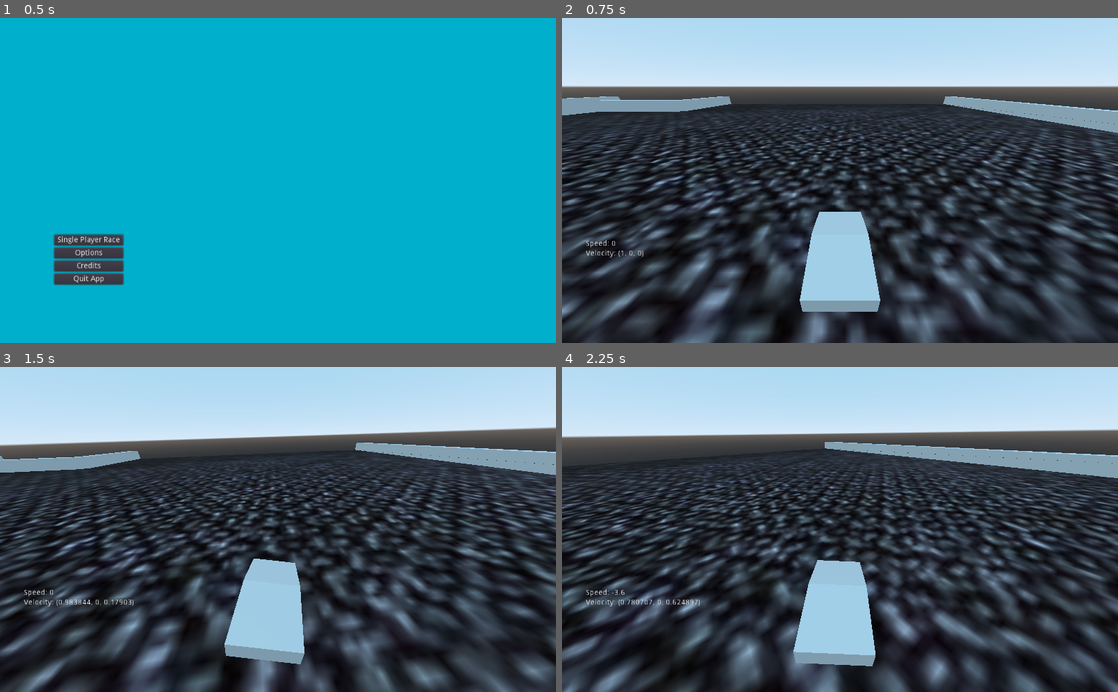
Above: before the commit, frames 1-4 (two rows, left to right).
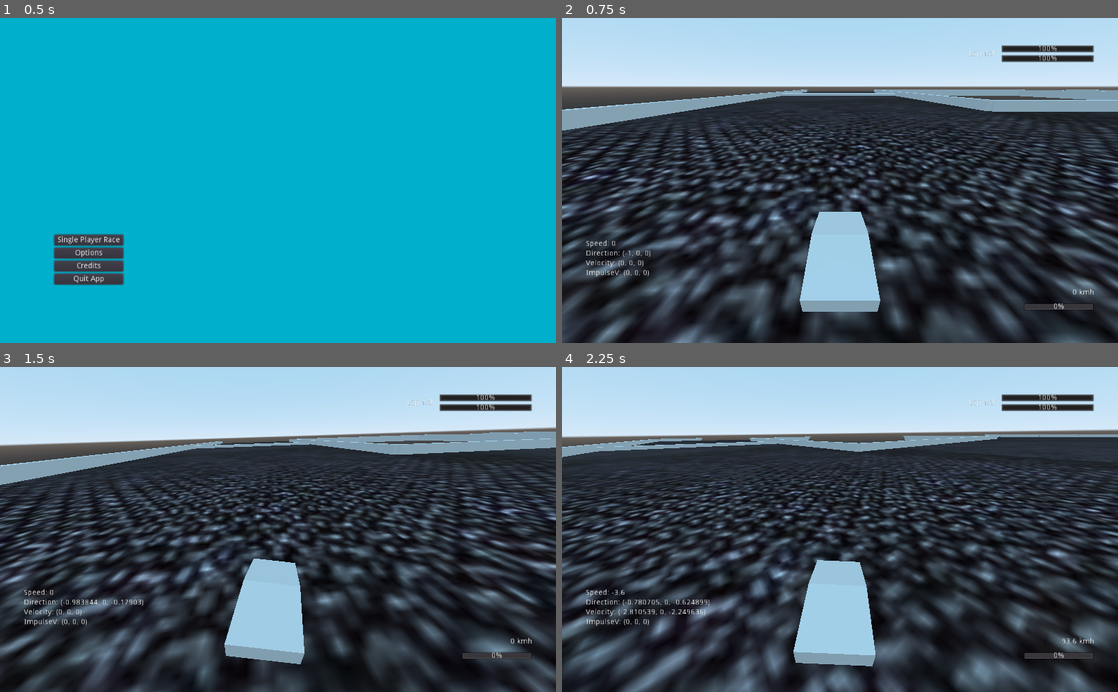
Above: after the commit, the same moments.

Repository: Mac-Barrett/G-Infinite
Game: Godot game, scene res://Scenes/Menus/MainMenu.tscn
Two runs of this game, one before a commit and one after it. Both use one fixed random seed, a clock stepped at 60 frames per second and the inputs below.
Inputs:
- Up to frame 1 (0.5 s): no input
- Up to frame 2 (0.75 s): click "Single Player Race" at 0.5 s
- Up to frame 3 (1.5 s): tap Enter at 1.25 s; hold D from 1.28 s (still down)
- Up to frame 4 (2.25 s): release D at 2.03 s; hold S from 2.03 s (still down)

Frame 1 is identical in both runs. In frame 2, 36% of the frame differs, in the area x 0-100%, y 8-100%; in frame 3, 36%; in frame 4, 39%.

Commit message:
Increased functionality of player HUD & trackloader

Diff:
--- a/Objects/PlayerCar.tscn
+++ /dev/null
@@ -1,49 +0,0 @@
-[gd_scene load_steps=4 format=2]
-
-[ext_resource path="res://Scripts/PlayerCar.gd" type="Script" id=1]
-
-[sub_resource type="CylinderShape" id=1]
-
-[sub_resource type="ShaderMaterial" id=2]
-
-[node name="PlayerCar" type="KinematicBody"]
-script = ExtResource( 1 )
-
-[node name="CollisionShape" type="CollisionShape" parent="."]
-transform = Transform( -2.62268e-08, -1.1, 0, 0.6, -4.80825e-08, 0, 0, 0, 0.6, 1, 0.5, -0.5 )
-shape = SubResource( 1 )
-
-[node name="Model" type="CSGPolygon" parent="."]
-use_in_baked_light = true
-calculate_tangents = false
-polygon = PoolVector2Array( 0, 0, 0, 0.4, 1, 0.75, 2, 0.7, 2, 0.4, 1, 0 )
-material = SubResource( 2 )
-
-[node name="Camera" type="Camera" parent="."]
-transform = Transform( -4.37114e-08, -0.422618, 0.906308, 0, 0.906308, 0.422618, -1, 1.84732e-08, -3.9616e-08, 4, 3, -0.5 )
-current = true
-fov = 90.0
-
-[node name="HUD" type="Control" parent="."]
-margin_right = 1030.0
-margin_bottom = 604.0
-
-[node name="Debug" type="VBoxContainer" parent="HUD"]
-margin_left = 44.0
-margin_top = 410.0
-margin_right = 260.0
-margin_bottom = 547.0
-
-[node name="Health" type="Label" parent="HUD/Debug"]
-margin_right = 216.0
-margin_bottom = 14.0
-
-[node name="Speed" type="Label" parent="HUD/Debug"]
-margin_top = 18.0
-margin_right = 216.0
-margin_bottom = 32.0
-
-[node name="Velocity" type="Label" parent="HUD/Debug"]
-margin_top = 36.0
-margin_right = 216.0
-margin_bottom = 50.0
--- a/Scripts/LevelLoader.gd
+++ b/Scripts/LevelLoader.gd
@@ -1,11 +1,12 @@
 extends Spatial
 
 const gridSize = 60;
-
+var startBlock
 
 func load_racers():
     # Load player car data assigned by UI Menu
-    var player = load("res://Objects/PlayerCar.tscn").instance()
+    var player = load("res://Vehicles/PlayerCar.tscn").instance()
+    player.rotation.y = deg2rad(180)
     add_child(player)
     pass
 
@@ -13,7 +14,7 @@
 
 func load_track_data():
     # Load from file assigned by UI Menu
-    var data = [[1,1,1],[0,0,0],[1,1,1]]
+    var data = [[11,2,12],[0,-1,1],[10,2,13]]
     return data
 
 
@@ -21,25 +22,38 @@
 func load_track_pieces(data):
     for x in range(0, 3):
         for z in range(0, 3):
-            var trackPiece = null
-            # INSTEAD OF SWITCH:
-            #   all finished roadpieces will simply have a filename
-            #   of a number from 0 - 128 and will be loaded by adding the number
-            #   from the data array that was parsed to the path
-            match(data[x][z]):
-                0:
-                    trackPiece = load("res://Objects/Road1.tscn").instance()
-                1:
-                    trackPiece = load("res://Objects/Turn1.tscn").instance()
-            trackPiece.transform.origin.x = float(gridSize * x)
-            trackPiece.transform.origin.z = float(gridSize * z)
-            add_child(trackPiece)
+            # Load Piece from memory
+            var trackPiece = load_piece(data[x][z])
+            # If piece is not null, set transform
+            if (trackPiece != null):
+                trackPiece.transform.origin.x = float(gridSize * x)
+                trackPiece.transform.origin.z = float(gridSize * z)
+                add_child(trackPiece)
     pass
+
+
+# Loads piece from memory, returns null if tpID is -1
+func load_piece(tpID):
+    var trackPiece = null
+    match(tpID):
+        0:
+            trackPiece = load("res://TrackPieces/0.tscn").instance()
+            startBlock = trackPiece
+        1, 2:
+            trackPiece = load("res://TrackPieces/1.tscn").instance()
+            if (tpID == 2):
+                trackPiece.rotation.y = deg2rad(90)
+        10, 11, 12, 13:
+            trackPiece = load("res://TrackPieces/10.tscn").instance()
+            trackPiece.rotation.y = deg2rad(90 * (tpID - 10))
+        -1:
+            return trackPiece
+    return trackPiece
 
 
 
 func _ready():
-    load_racers()
     var trackData = load_track_data()
     load_track_pieces(trackData)
+    load_racers()
     pass
--- a/Scripts/PlayerCar.gd
+++ b/Scripts/PlayerCar.gd
@@ -1,10 +1,14 @@
 extends KinematicBody
 
-onready var HUD = get_node("HUD/Debug")
-onready var hitbox = get_node("CollisionShape")
-onready var body = get_node("Model")
-onready var camera = get_node("Camera")
+# HUD elements
+onready var DEBUG = get_node("HUD/Debug")
+onready var lapCounterLabel = get_node("HUD/TopRightBox/LapCounter")
+onready var powerSlider = get_node("HUD/TopRightBox/VBoxTopRight/Power")
+onready var healthSlider = get_node("HUD/TopRightBox/VBoxTopRight/Health")
+onready var speedLabel = get_node("HUD/SpeedBox/Speed")
+onready var speedSlider = get_node("HUD/SpeedBox/SpeedSlider")
 
+# Physics variables
 var velocity = Vector3.ZERO
 var impulse = Vector3.ZERO
 var speed = 0
@@ -17,6 +21,9 @@
 
 var MAX_SPEED = 40
 var fps = 60
+
+var currLap = 1
+var totalLaps = 3
 
 
 # On Ready
@@ -44,7 +51,7 @@
 
     if not (Input.is_key_pressed(KEY_D) or Input.is_key_pressed(KEY_A)):
         rotation_degrees.x = lerp(rotation_degrees.x, 0, 0.1)
-        camera.rotation_degrees.z = lerp(camera.rotation_degrees.z, 0, 0.1)
+        $Camera.rotation_degrees.z = lerp($Camera.rotation_degrees.z, 0, 0.1)
     else:
         if Input.is_key_pressed(KEY_D):
             turn(true)
@@ -60,29 +67,42 @@
     if (turnRight == true):
         rotate_y(-turnSpeed)
         rotation_degrees.x = lerp(rotation_degrees.x, -10, 0.1)
-        camera.rotation_degrees.z = lerp(camera.rotation_degrees.z, 9, 0.1)
+        $Camera.rotation_degrees.z = lerp($Camera.rotation_degrees.z, 9, 0.1)
     else:
         rotate_y(turnSpeed)
         rotation_degrees.x = lerp(rotation_degrees.x, 10, 0.1)
-        camera.rotation_degrees.z = lerp(camera.rotation_degrees.z, -9, 0.1)
+        $Camera.rotation_degrees.z = lerp($Camera.rotation_degrees.z, -9, 0.1)
+    pass
+
+
+# updates debug HUD elements
+func update_Debug():
+    DEBUG.get_child(0).text = "Speed: " + String(speed)
+    DEBUG.get_child(1).text = "Direction: " + String(transform.basis.x)
+    DEBUG.get_child(2).text = "Velocity: " + String(velocity)
+    DEBUG.get_child(3).text = "ImpulseV: " + String(impulse)
     pass
 
 
 # updates HUD elements
 func update_HUD():
-    HUD.get_child(0).text = "Speed: " + String(speed)
-    HUD.get_child(1).text = "Velocity: " + String(transform.basis.x)
+    update_Debug()
+    lapCounterLabel.text = "Lap " + String(currLap) + "/" + String(totalLaps)
+    powerSlider.value = 100
+    healthSlider.value = 100
+    speedLabel.text = String(speed * 26) + " kmh"
+    speedSlider.value = (speed / MAX_SPEED) * 100
     pass
 
 
 # sets camera position based on speed
 func set_camera():
-    camera.translation.x = 3 + (speed / 50)
-    camera.rotation_degrees.x = -30 + (speed / 6)
+    $Camera.translation.x = 3 + (speed / 50)
+    $Camera.rotation_degrees.x = -30 + (speed / 6)
     pass
 
 
-# handles collisions
+# handles collisions from move_and_collide()
 func handle_(collision):
     if (collision != null):
         var hitMagnitude = (abs(speed) / 5) * 10
--- /dev/null
+++ b/TrackPieces/0.tscn
@@ -0,0 +1,50 @@
+[gd_scene load_steps=5 format=2]
+
+[ext_resource path="res://Textures/road.jpeg" type="Texture" id=1]
+
+[sub_resource type="SpatialMaterial" id=1]
+albedo_texture = ExtResource( 1 )
+metallic_specular = 1.0
+
+[sub_resource type="BoxShape" id=2]
+
+[sub_resource type="BoxShape" id=3]
+
+[node name="StartBlock" type="RigidBody"]
+mode = 1
+mass = 0.00102041
+
+[node name="Road" type="CSGBox" parent="."]
+width = 60.0
+height = 0.5
+depth = 40.0
+material = SubResource( 1 )
+
+[node name="LeftRail" type="CSGBox" parent="."]
+transform = Transform( 1, 0, 0, 0, 1, 0, 0, 0, 1, 0, 0, 20 )
+width = 60.0
+height = 3.0
+depth = 1.0
+
+[node name="RightRail" type="CSGBox" parent="."]
+transform = Transform( 1, 0, 0, 0, 1, 0, 0, 0, 1, 0, 0, -20 )
+width = 60.0
+height = 3.0
+depth = 1.0
+
+[node name="LeftRailCollision" type="CollisionShape" parent="."]
+transform = Transform( 30, 0, 0, 0, 3, 0, 0, 0, 0.5, 0, 0, 20 )
+shape = SubResource( 2 )
+
+[node name="RightRailCollision" type="CollisionShape" parent="."]
+transform = Transform( 30, 0, 0, 0, 3, 0, 0, 0, 0.5, 0, 0, -20 )
+shape = SubResource( 2 )
+
+[node name="Area" type="Area" parent="."]
+
+[node name="CollisionShape" type="CollisionShape" parent="Area"]
+transform = Transform( 0.8, 0, 0, 0, 1, 0, 0, 0, 20, 0, 0, 0 )
+shape = SubResource( 3 )
+
+[node name="CSGBox" type="CSGBox" parent="Area"]
+depth = 40.0
--- /dev/null
+++ b/Vehicles/PlayerCar.tscn
@@ -0,0 +1,98 @@
+[gd_scene load_steps=4 format=2]
+
+[ext_resource path="res://Scripts/PlayerCar.gd" type="Script" id=1]
+
+[sub_resource type="CylinderShape" id=1]
+
+[sub_resource type="ShaderMaterial" id=2]
+
+[node name="PlayerCar" type="KinematicBody"]
+script = ExtResource( 1 )
+
+[node name="CollisionShape" type="CollisionShape" parent="."]
+transform = Transform( -2.62268e-08, -1.1, 0, 0.6, -4.80825e-08, 0, 0, 0, 0.6, 1, 0.5, -0.5 )
+shape = SubResource( 1 )
+
+[node name="Model" type="CSGPolygon" parent="."]
+use_in_baked_light = true
+calculate_tangents = false
+polygon = PoolVector2Array( 0, 0, 0, 0.4, 1, 0.75, 2, 0.7, 2, 0.4, 1, 0 )
+material = SubResource( 2 )
+
+[node name="Camera" type="Camera" parent="."]
+transform = Transform( -4.37114e-08, -0.422618, 0.906308, 0, 0.906308, 0.422618, -1, 1.84732e-08, -3.9616e-08, 4, 3, -0.5 )
+current = true
+fov = 90.0
+
+[node name="HUD" type="Control" parent="."]
+margin_right = 1030.0
+margin_bottom = 604.0
+
+[node name="Debug" type="VBoxContainer" parent="HUD"]
+margin_left = 44.0
+margin_top = 410.0
+margin_right = 260.0
+margin_bottom = 547.0
+
+[node name="Speed" type="Label" parent="HUD/Debug"]
+margin_right = 216.0
+margin_bottom = 14.0
+
+[node name="Direction" type="Label" parent="HUD/Debug"]
+margin_top = 18.0
+margin_right = 216.0
+margin_bottom = 32.0
+
+[node name="Velocity" type="Label" parent="HUD/Debug"]
+margin_top = 36.0
+margin_right = 216.0
+margin_bottom = 50.0
+
+[node name="ImpulseV" type="Label" parent="HUD/Debug"]
+margin_top = 54.0
+margin_right = 216.0
+margin_bottom = 68.0
+
+[node name="TopRightBox" type="HSplitContainer" parent="HUD"]
+margin_left = 750.0
+margin_top = 50.0
+margin_right = 980.0
+margin_bottom = 82.0
+
+[node name="LapCounter" type="Label" parent="HUD/TopRightBox"]
+margin_top = 9.0
+margin_right = 51.0
+margin_bottom = 23.0
+text = "Lap: 1/3"
+valign = 1
+
+[node name="VBoxTopRight" type="VBoxContainer" parent="HUD/TopRightBox"]
+margin_left = 63.0
+margin_right = 230.0
+margin_bottom = 32.0
+
+[node name="Power" type="ProgressBar" parent="HUD/TopRightBox/VBoxTopRight"]
+margin_right = 167.0
+margin_bottom = 14.0
+
+[node name="Health" type="ProgressBar" parent="HUD/TopRightBox/VBoxTopRight"]
+margin_top = 18.0
+margin_right = 167.0
+margin_bottom = 32.0
+
+[node name="SpeedBox" type="VSplitContainer" parent="HUD"]
+margin_left = 850.0
+margin_top = 500.0
+margin_right = 980.0
+margin_bottom = 540.0
+
+[node name="Speed" type="Label" parent="HUD/SpeedBox"]
+margin_right = 130.0
+margin_bottom = 14.0
+text = "0 kph"
+align = 2
+
+[node name="SpeedSlider" type="ProgressBar" parent="HUD/SpeedBox"]
+margin_top = 26.0
+margin_right = 130.0
+margin_bottom = 40.0
Not shown, added: .mono/metadata/ide_messaging_meta.txt
Renamed: Objects/Road1.tscn -> TrackPieces/1.tscn
Renamed: Objects/Turn1.tscn -> TrackPieces/10.tscn
